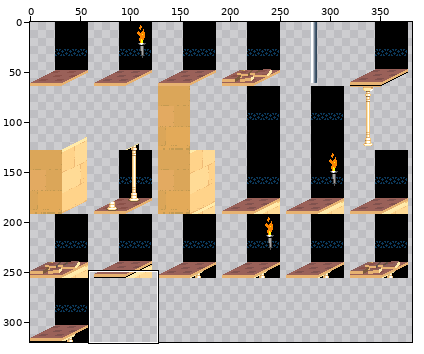
One commit to this sprite sheet: 2DGame/02-Bubble/02-Bubble/images/TiledBoColor2.png. The first picture is a wide view before the edit; the outline marks the close-up.
Close-up. First the earlier version:
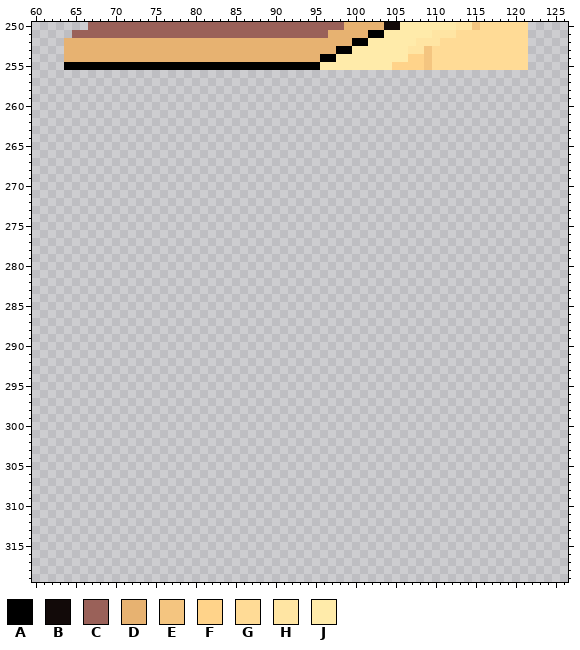
The file is 384x320 pixels. Pixels under 10% opacity are left out. Colours within 5 levels of each other are drawn and written as one. Shown: x 60..126, y 250..319. The wide view leaves out empty margins. The commit also changed other parts of the picture, which this record leaves out.
Palette (. is transparent): A #000000  B #120a09  C #9a6159  D #e7b271  E #f4c580  F #ffd38a  G #ffdb96  H #ffe5a3  J #ffebaa
Pixels before (only the part around the change), first column x 60:
250 .......CCCCCCCCCCCCCCCCCCCCCCCCCCCCCCCCDDDDDBBJJJJJJJHHEGGGGGG.....
251 .....CCCCCCCCCCCCCCCCCCCCCCCCCCCCCCCCDDDDDAAJJJJJJHHHGGGGGGGGG.....
252 ....DDDDDDDDDDDDDDDDDDDDDDDDDDDDDDDDDDDDAAJJJJJJHHHGGGGGGGGGGG.....
253 ....DDDDDDDDDDDDDDDDDDDDDDDDDDDDDDDDDDAAJJJJJJJHHEGGGGGGGGGGGG.....
254 ....DDDDDDDDDDDDDDDDDDDDDDDDDDDDDDDDAAJJJJJJJJJFFEGGGGGGGGGGGG.....
255 ....AAAAAAAAAAAAAAAAAAAAAAAAAAAAAAAAJJJJJJJJJFFFFEGGGGGGGGGGGG.....
256 ...................................................................
257 ...................................................................
258 ...................................................................
259 ...................................................................
260 ...................................................................
261 ...................................................................
262 ...................................................................
263 ...................................................................
264 ...................................................................
265 ...................................................................
266 ...................................................................
267 ...................................................................
268 ...................................................................
269 ...................................................................
270 ...................................................................
271 ...................................................................
272 ...................................................................
273 ...................................................................
274 ...................................................................
275 ...................................................................
276 ...................................................................
277 ...................................................................
278 ...................................................................
279 ...................................................................
280 ...................................................................
281 ...................................................................
282 ...................................................................
283 ...................................................................
284 ...................................................................
285 ...................................................................
286 ...................................................................
287 ...................................................................
288 ...................................................................
289 ...................................................................
290 ...................................................................
291 ...................................................................
292 ...................................................................
293 ...................................................................
294 ...................................................................
295 ...................................................................
296 ...................................................................
297 ...................................................................
298 ...................................................................
299 ...................................................................
300 ...................................................................
301 ...................................................................
302 ...................................................................
303 ...................................................................
304 ...................................................................
305 ...................................................................
306 ...................................................................
307 ...................................................................
308 ...................................................................
309 ...................................................................
310 ...................................................................
311 ...................................................................
312 ...................................................................
313 ...................................................................
314 ...................................................................
315 ...................................................................
316 ...................................................................
317 ...................................................................
318 ...................................................................
319 ...................................................................
New version:
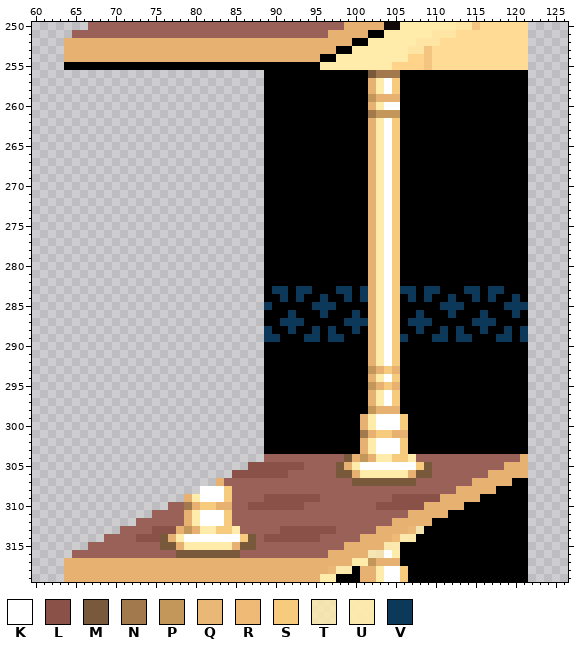
Colours new in this view: K #ffffff  L #8a5149  M #79593c  N #a2794d  P #c39659  Q #e9b877  R #efba75  S #f7cb7d  T #ffebaacc  U #ffebaaee  V #0c3859
What changed:
Changed rows in their new state; - is an unchanged pixel.
first column x 64:
256 -------------------------AAAAAAAAAAAAAMNNNAAAAAAAAAAAAAAAA
257 -------------------------AAAAAAAAAAAAADJKSAAAAAAAAAAAAAAAA
258 -------------------------AAAAAAAAAAAAADJKSAAAAAAAAAAAAAAAA
259 -------------------------AAAAAAAAAAAAAPDDDAAAAAAAAAAAAAAAA
260 -------------------------AAAAAAAAAAAAADJKKAAAAAAAAAAAAAAAA
261 -------------------------AAAAAAAAAAAAANPPPAAAAAAAAAAAAAAAA
262 -------------------------AAAAAAAAAAAAADJKSAAAAAAAAAAAAAAAA
263 -------------------------AAAAAAAAAAAAADJKSAAAAAAAAAAAAAAAA
264 -------------------------AAAAAAAAAAAAADJKSAAAAAAAAAAAAAAAA
265 -------------------------AAAAAAAAAAAAADJKSAAAAAAAAAAAAAAAA
266 -------------------------AAAAAAAAAAAAADJKSAAAAAAAAAAAAAAAA
267 -------------------------AAAAAAAAAAAAADJKSAAAAAAAAAAAAAAAA
268 -------------------------AAAAAAAAAAAAADJKSAAAAAAAAAAAAAAAA
269 -------------------------AAAAAAAAAAAAADJKSAAAAAAAAAAAAAAAA
270 -------------------------AAAAAAAAAAAAADJKSAAAAAAAAAAAAAAAA
271 -------------------------AAAAAAAAAAAAADJKSAAAAAAAAAAAAAAAA
272 -------------------------AAAAAAAAAAAAADJKSAAAAAAAAAAAAAAAA
273 -------------------------AAAAAAAAAAAAADJKSAAAAAAAAAAAAAAAA
274 -------------------------AAAAAAAAAAAAADJKSAAAAAAAAAAAAAAAA
275 -------------------------AAAAAAAAAAAAADJKSAAAAAAAAAAAAAAAA
276 -------------------------AAAAAAAAAAAAADJKSAAAAAAAAAAAAAAAA
277 -------------------------AAAAAAAAAAAAADJKSAAAAAAAAAAAAAAAA
278 -------------------------AAAAAAAAAAAAADJKSAAAAAAAAAAAAAAAA
279 -------------------------AAAAAAAAAAAAADJKSAAAAAAAAAAAAAAAA
280 -------------------------AAAAAAAAAAAAADJKSAAAAAAAAAAAAAAAA
281 -------------------------AAAAAAAAAAAAADJKSAAAAAAAAAAAAAAAA
282 -------------------------AAAAAAAAAAAAADJKSAAAAAAAAAAAAAAAA
283 -------------------------AVVAVVAAAVVAVDJKSVVAVVAAAVVAVVAAA
284 -------------------------AAVAVAAVAAVAVDJKSAVAVAAVAAVAVAAVA
285 -------------------------VAAAAAVVVAAAADJKSAAAAAVVVAAAAAVVV
286 -------------------------AAAVAAAVAAAVADJKSAAVAAAVAAAVAAAVA
287 -------------------------AAVVVAAAAAVVVDJKSAVVVAAAAAVVVAAAA
288 -------------------------VAAVAAVAVAAVADJKSAAVAAVAVAAVAAVAV
289 -------------------------VVAAAVVAVVAAADJKSVAAAVVAVVAAAVVAV
290 -------------------------AAAAAAAAAAAAADJKSAAAAAAAAAAAAAAAA
291 -------------------------AAAAAAAAAAAAADJKSAAAAAAAAAAAAAAAA
292 -------------------------AAAAAAAAAAAAADJKSAAAAAAAAAAAAAAAA
293 -------------------------AAAAAAAAAAAAAPDSDAAAAAAAAAAAAAAAA
294 -------------------------AAAAAAAAAAAAADJKSAAAAAAAAAAAAAAAA
295 -------------------------AAAAAAAAAAAAAPDSDAAAAAAAAAAAAAAAA
296 -------------------------AAAAAAAAAAAAADJKSAAAAAAAAAAAAAAAA
297 -------------------------AAAAAAAAAAAAADJKSAAAAAAAAAAAAAAAA
298 -------------------------AAAAAAAAAAAAAPDDDAAAAAAAAAAAAAAAA
299 -------------------------AAAAAAAAAAAADJKKKSAAAAAAAAAAAAAAA
300 -------------------------AAAAAAAAAAAADJKKKSAAAAAAAAAAAAAAA
301 -------------------------AAAAAAAAAAAANDSSDDAAAAAAAAAAAAAAA
302 -------------------------AAAAAAAAAAAADJKKKSAAAAAAAAAAAAAAA
303 -------------------------AAAAAAAAAAAADJKKKSAAAAAAAAAAAAAAA
304 -------------------------CCCCCCCCCCMDPDJJSSJCCCCCCCCCCCCCD
305 -----------------------LLLLLLLCCCCMDJKKKKKKKSMCCCCCCCCCDDD
306 ---------------------LLLLLLLCCCCCCMMDJJJJJJDMMCCCCCCCDDDDD
307 -------------------DCCCCCCCCCCCCCCCCMMMMMMMMCCCCCCCDDDDDAA
308 -----------------KKKSCCCCCCCCCCCCCCCCCCCCCCCCCCCCDDDDDAAAA
309 ---------------DJKKKSCCCCLLLLLLLCCCCCCCCCLLLLLLDDDDDAAAAAA
310 -------------CCNDSSDDCCLLLLLLLCCCCCCCCCLLLLLLDDDDDAAAAAAAA
311 -----------CCCCDJKKKSCCCCCCCCCCCCCCCCCCCCCCDDDDDAAAAAAAAAA
312 ---------CCCCCCDJKKKSCCCCCCCCCCCCCCCCCCCCDDDDDAAAAAAAAAAAA
313 -------CCCCLLLDPDJJSSJCCCCCLLLLLLLCCCCCDDDDQTAAAAAAAAAAAAA
314 -----CCCCLLLMDJKKKKKKKSMCLLLLLLLCCCCCDDDDRUUAAAAAAAAAAAAAA
315 ---CCCCCCCCCMMDJJJJJJDMMCCCCCCCCCCCDDDDDUUAAAAAAAAAAAAAAAA
316 -CCCCCCCCCCCCCMMMMMMMMCCCCCCCCCCCDDDDDTTKJAAAAAAAAAAAAAAAA
317 DDDDDDDDDDDDDDDDDDDDDDDDDDDDDDDDDDDDJJPDDDAAAAAAAAAAAAAAAA
318 DDDDDDDDDDDDDDDDDDDDDDDDDDDDDDDDDQUUADDJKKSAAAAAAAAAAAAAAA
319 DDDDDDDDDDDDDDDDDDDDDDDDDDDDDDDDJJAAADDJKKSAAAAAAAAAAAAAAA
Changed places in both close-ups, as pixel boxes (x1, y1, x2, y2):
added: (64, 70, 528, 582)
